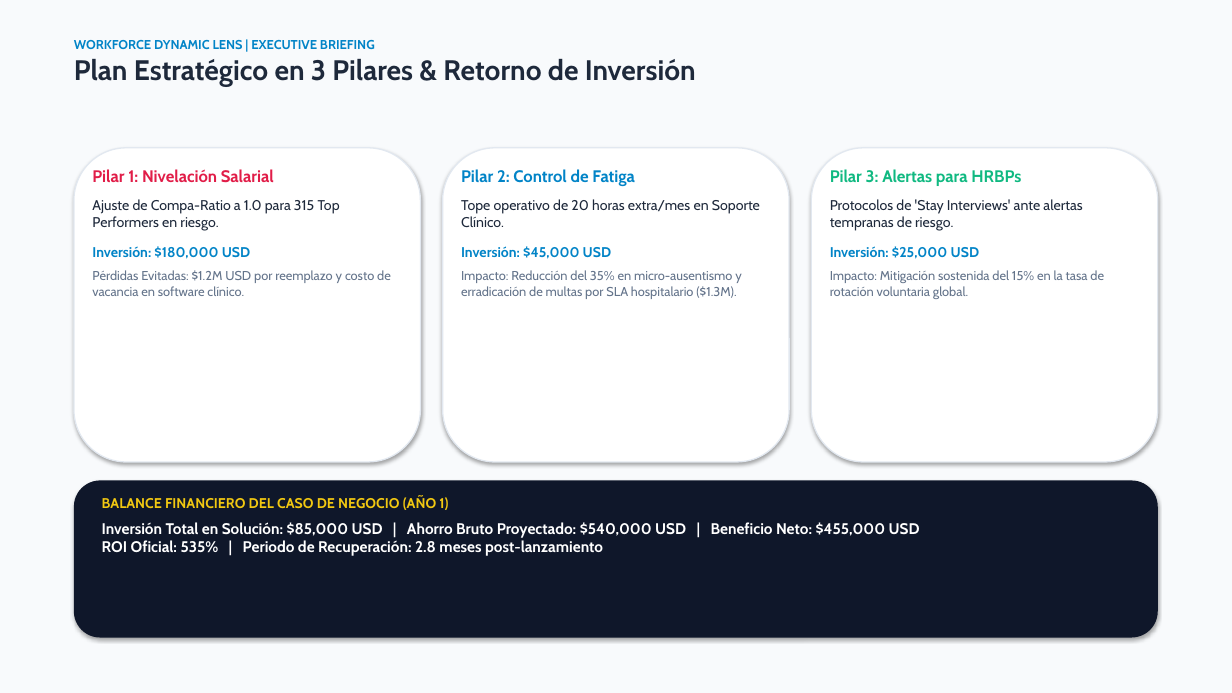
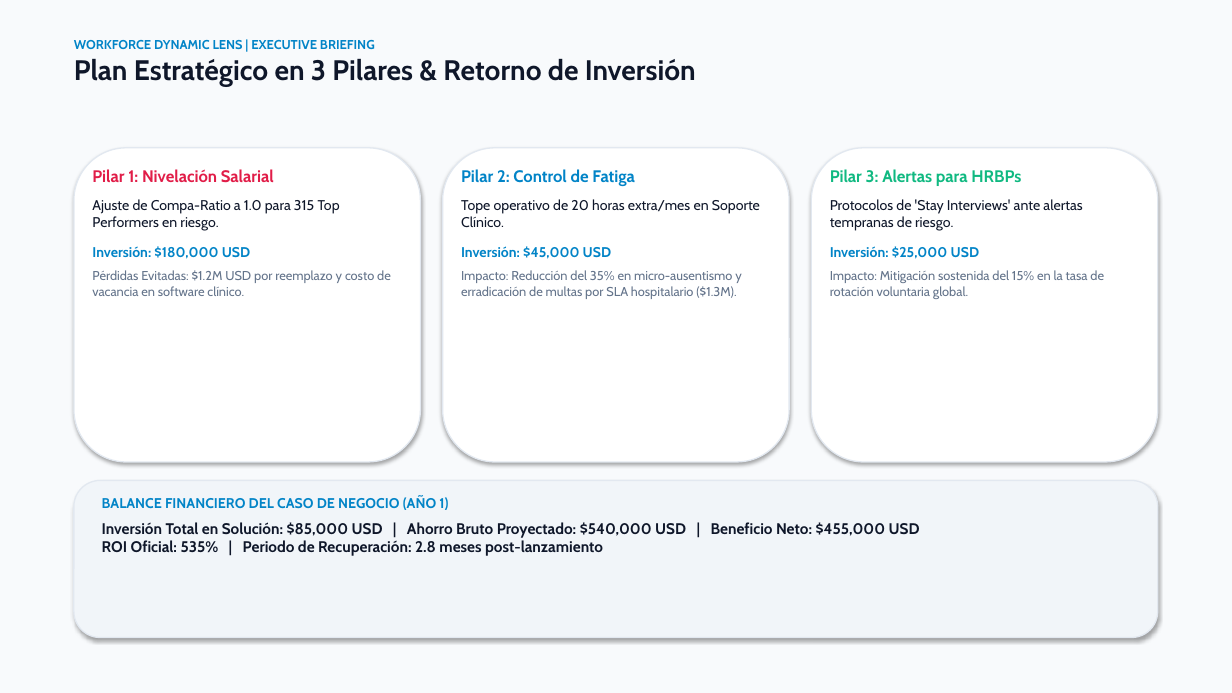
Before and after one commit to rodriguezmendozaemmanuel5/workforce-dynamic-lens, a slide deck: slide 8 of presentations/Executive_Presentation.pptx. Drawn at 1232x693 pixels with LibreOffice and Linux fonts; fonts in the diff are those of the drawing. Boxes give left, top, right and bottom in pixels: in the first picture for what was removed or moved away, otherwise in the second. Text is boxed around its words. In the diff, an @@ line names an element or a change of style, - is before the commit and + after.

Commit message:
style(presentations): harmonize slide backgrounds to consistent executive corporate light palette

```diff
--- a/presentations/Executive_Presentation.pptx
+++ b/presentations/Executive_Presentation.pptx
@@ text at [74,59,696,86]: text colour #1E293B to #0F172A in "Plan Estratégico en 3 Pilares & Retorno ..." @@
@@ text at [92,199,340,231]: text colour #1E293B to #0F172A in "Ajuste de Compa-Ratio a 1.0 para 315 ..." @@
@@ text at [461,199,760,227]: text colour #1E293B to #0F172A in "Tope operativo de 20 horas extra/mes en ..." @@
@@ text at [830,199,1082,231]: text colour #1E293B to #0F172A in "Protocolos de 'Stay Interviews' ante alertas tempranas ..." @@
@@ rounded rectangle at [74,481,1158,638]: fill #0F172A to #F1F5F9; outline none to #E2E8F0 1 pt @@
@@ text "BALANCE FINANCIERO DEL CASO DE ..." at [102,496,920,556]: text colour #F2C811 to #0284C7 in "BALANCE FINANCIERO DEL CASO DE NEGOCIO (AÑO ..."; text colour #FFFFFF to #0F172A in "Inversión Total en Solución: $85,000 USD | ..." @@
```
Also in this commit, not shown: 8 other slides changed, 1 other file.
